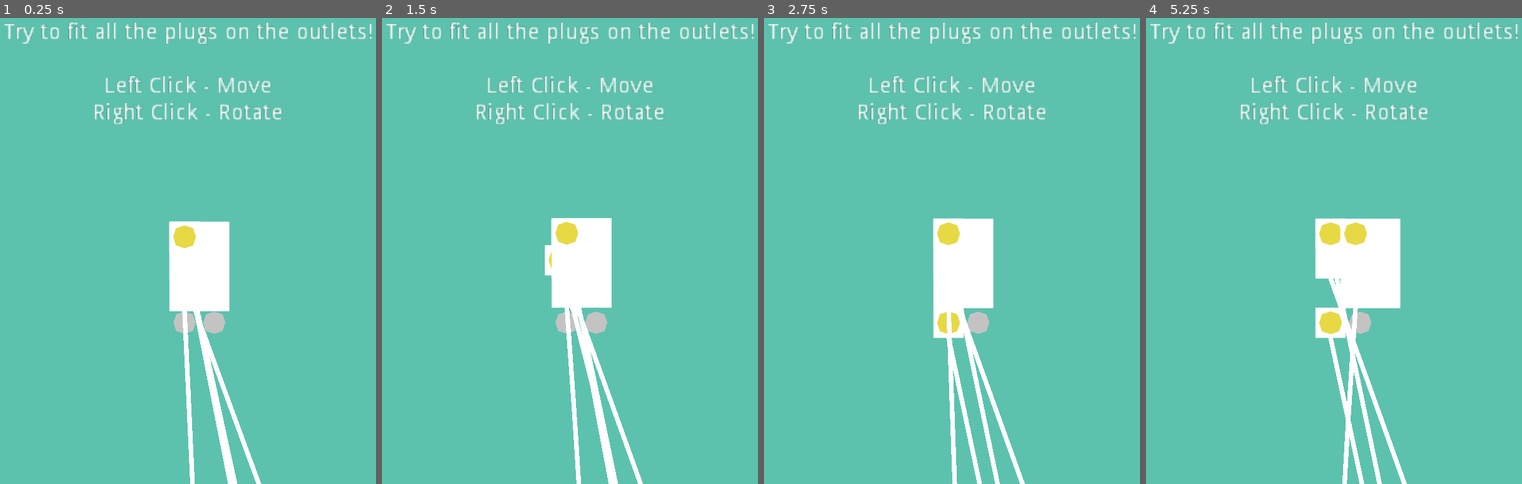
Above: before the commit, frames 1-4 (left to right).
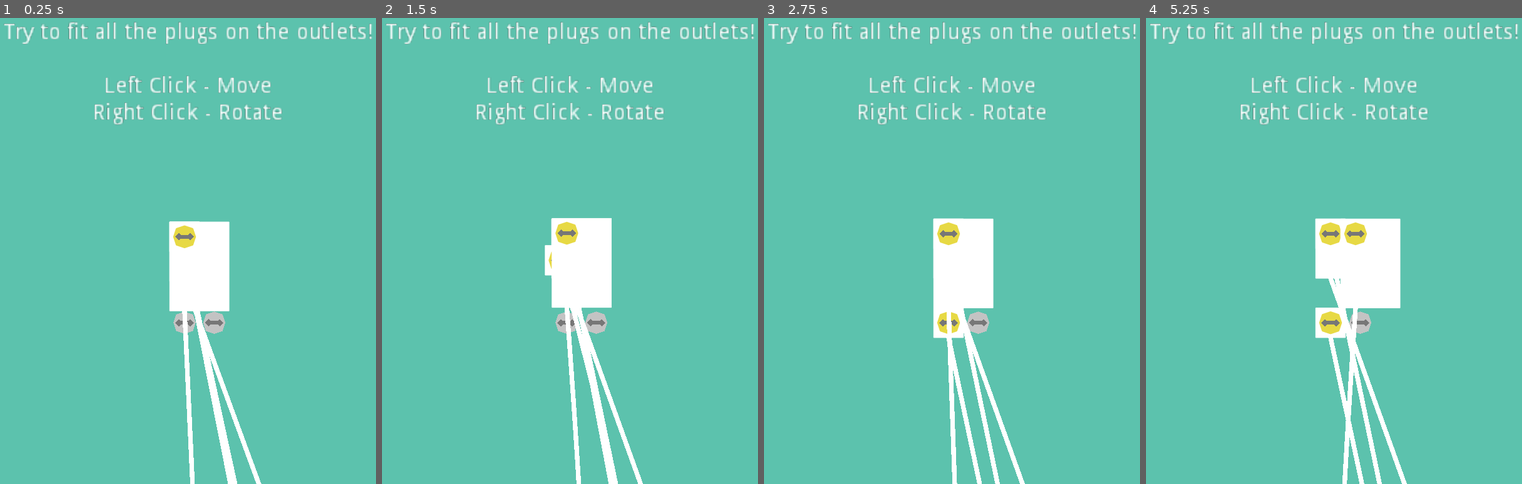
Above: after the commit, the same moments.

Repository: unSAME-Studio/ProjectOutlet
Game: Godot game, scene res://scenes/Main.tscn
Same seed, same stepped clock (60 frames per second), same inputs: the game is played once before the commit and once after it.
Inputs (mouse positions are in pixels of both pictures, inside the frame that each line leads up to):
- Up to frame 1 (0.25 s): no input
- Up to frame 2 (1.5 s): drag from (566, 251) to (615, 125) at 0.52 s; drag from (566, 232) to (539, 334) at 1.27 s
- Up to frame 3 (2.75 s): move the mouse to (948, 232) at 2.02 s; press the mouse at (948, 232) at 2.03 s
- Up to frame 4 (5.25 s): release the mouse at (1330, 232) at 2.75 s; tap Enter at 2.75, 5 s; drag from (1345, 264) to (1179, 157) at 2.77 s; move the mouse to (1480, 306) at 3.52 s; press the mouse at (1480, 306) at 3.53 s; release the mouse at (1480, 306) at 4.25 s; tap Space at 4.25 s; drag from (1179, 157) to (1330, 232) at 4.27 s; move the mouse to (1356, 232) at 5.02 s; press the mouse at (1356, 232) at 5.03 s

The runs differ from the first frame. In frame 1, 0.1% of the frame differs, in the area x 46-60%, y 46-67%; in frame 2, 0.1%; in frame 3, 0.1%; in frame 4, 0.2%, in the area x 46-60%, y 45-67%.

Commit message:
Direction Implementation

Diff:
--- a/objects/Outlet.gd
+++ b/objects/Outlet.gd
@@ -4,7 +4,7 @@
 signal deselect
 
 var grid_position = Vector2(0, 0)
-
+var accepted_direction = [0, 2]
 
 # code adapted from
 # https://tutorialedge.net/gamedev/aabb-collision-detection-tutorial/#:~:text=AABB%20Collision%20Detection%20or%20%22Axis,is%20axis%2Daligned%2C%20ie.
@@ -27,19 +27,24 @@
 
 
 # return true if possible for pluging in
-# if collide with another plug then return
-func check_empty(new_plug):
-	var empty = true
+func check_fit(new_plug):
+	# check direction
+	print("Is this the right direction? %s" % [new_plug.direction in accepted_direction])
+	if not new_plug.direction in accepted_direction:
+		return false
+
+	var fit = true
 	for plug in Global.console.attached_plugs.keys():
 		# don't check if it's the same plug
 		if new_plug == plug:
 			continue
 
+		# check collision
 		if grid_aabb(new_plug, plug):
-			empty = false
+			fit = false
 			break
 
-	return empty
+	return fit
 
 
 func select():
--- a/objects/Outlet.tscn
+++ b/objects/Outlet.tscn
@@ -10,3 +10,8 @@
 scale = Vector2( 0.75, 0.75 )
 color = Color( 0.768627, 0.768627, 0.768627, 1 )
 polygon = PoolVector2Array( 8, 40, 32, 32, 56, 40, 64, 64, 56, 88, 32, 96, 8, 88, 0, 64 )
+
+[node name="Hole" type="Polygon2D" parent="Polygon2D"]
+position = Vector2( 32, 64 )
+color = Color( 0.470588, 0.470588, 0.470588, 1 )
+polygon = PoolVector2Array( 3.17892e-07, -5.33333, -10.6667, -5.33333, -16, -10.6667, -26.6667, 1.90735e-06, -16, 10.6667, -10.6667, 5.33334, 10.6667, 5.33334, 16, 10.6667, 26.6667, 1.90735e-06, 16, -10.6667, 10.6667, -5.33333 )
--- a/objects/Plug.gd
+++ b/objects/Plug.gd
@@ -88,7 +88,7 @@
 				# if found another close point, select it
 				# else send back to original point
 				# check for overlapping tiles (IMPORTANT)
-				if closest_point and closest_point.check_empty(self):
+				if closest_point and closest_point.check_fit(self):
 					rest_point = closest_point
 					rest_point.select()
 
--- a/objects/Plug.tscn
+++ b/objects/Plug.tscn
@@ -24,6 +24,10 @@
 antialiased = true
 polygon = PoolVector2Array( 0, -32, -24, -24, -32, 0, -24, 24, 0, 32, 24, 24, 32, 0, 24, -24 )
 
+[node name="Hole" type="Polygon2D" parent="Head"]
+color = Color( 0.470588, 0.470588, 0.470588, 1 )
+polygon = PoolVector2Array( 3.17892e-07, -5.33333, -10.6667, -5.33333, -16, -10.6667, -26.6667, 1.90735e-06, -16, 10.6667, -10.6667, 5.33334, 10.6667, 5.33334, 16, 10.6667, 26.6667, 1.90735e-06, 16, -10.6667, 10.6667, -5.33333 )
+
 [node name="CollisionShape2D" type="CollisionShape2D" parent="."]
 position = Vector2( 0, 32 )
 shape = SubResource( 1 )
